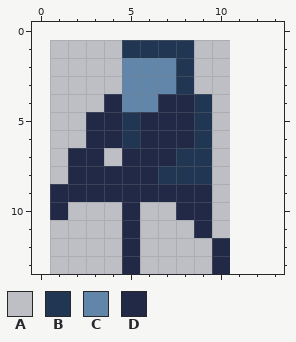
Two versions of one pixel-art sprite, assets/enemies/enemy3/tile.png. Above is the file before it was changed.
The file is 10x13 pixels. The old version is drawn lined up with the new one, on the new canvas.
Palette (. is transparent): A #bdbfc4  B #213653  C #6186a9  D #212946
Once edited:
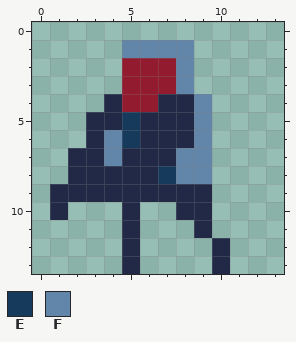
Colours new in this view: E #163a5c  F #6186a9
The author wrote: Update old sprites and added new enemies and alternate hero
Change:
{"change": "canvas 10x13 -> 14x14, the old top-left corner now at 1,1"}
{"colour":"C","old":"#6186a9","new":"#921b30"}
{"y":1,"x":1,"old":"AAAABBBBAA","new":"....FFFF.."}
{"y":2,"x":1,"old":"AAAA","new":"...."}
{"y":2,"x":8,"old":"BAA","new":"F.."}
{"y":3,"x":1,"old":"AAAA","new":"...."}
{"y":3,"x":8,"old":"BAA","new":"F.."}
{"y":4,"x":1,"old":"AAA","new":"..."}
{"y":4,"x":9,"old":"BA","new":"F."}
{"y":5,"x":1,"old":"AA","new":".."}
{"y":5,"x":5,"old":"B","new":"E"}
{"y":5,"x":9,"old":"BA","new":"F."}
{"y":6,"x":1,"old":"AA","new":".."}
{"y":6,"x":4,"old":"DB","new":"FE"}
{"y":6,"x":9,"old":"BA","new":"F."}
{"y":7,"x":1,"old":"A","new":"."}
{"y":7,"x":4,"old":"A","new":"F"}
{"y":7,"x":8,"old":"BBA","new":"FF."}
{"y":8,"x":1,"old":"A","new":"."}
{"y":8,"x":7,"old":"BBBA","new":"EFF."}
{"y":9,"x":10,"old":"A","new":"."}
{"y":10,"x":2,"old":"AAA","new":"..."}
{"y":10,"x":6,"old":"AA","new":".."}
{"y":10,"x":10,"old":"A","new":"."}
{"y":11,"x":1,"old":"AAAA","new":"...."}
{"y":11,"x":6,"old":"AAA","new":"..."}
{"y":11,"x":10,"old":"A","new":"."}
{"y":12,"x":1,"old":"AAAA","new":"...."}
{"y":12,"x":6,"old":"AAAA","new":"...."}
{"y":13,"x":1,"old":"AAAA","new":"...."}
{"y":13,"x":6,"old":"AAAA","new":"...."}
